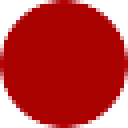
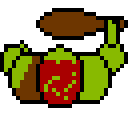
Revision of a layered (128, 128) image; what changed, layer by layer:
added layer "UpperBody" above "Background" over (0, 8, 128, 108)
painted on "Background" over (0, 0, 128, 128)
